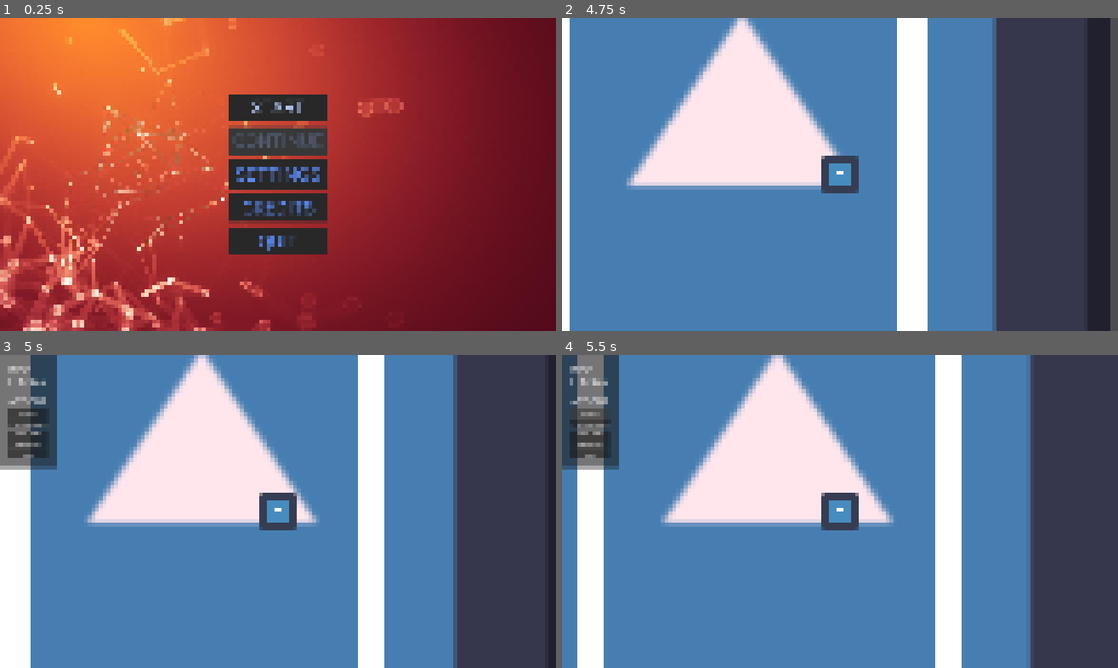
Above: before the commit, frames 1-4 (two rows, left to right).
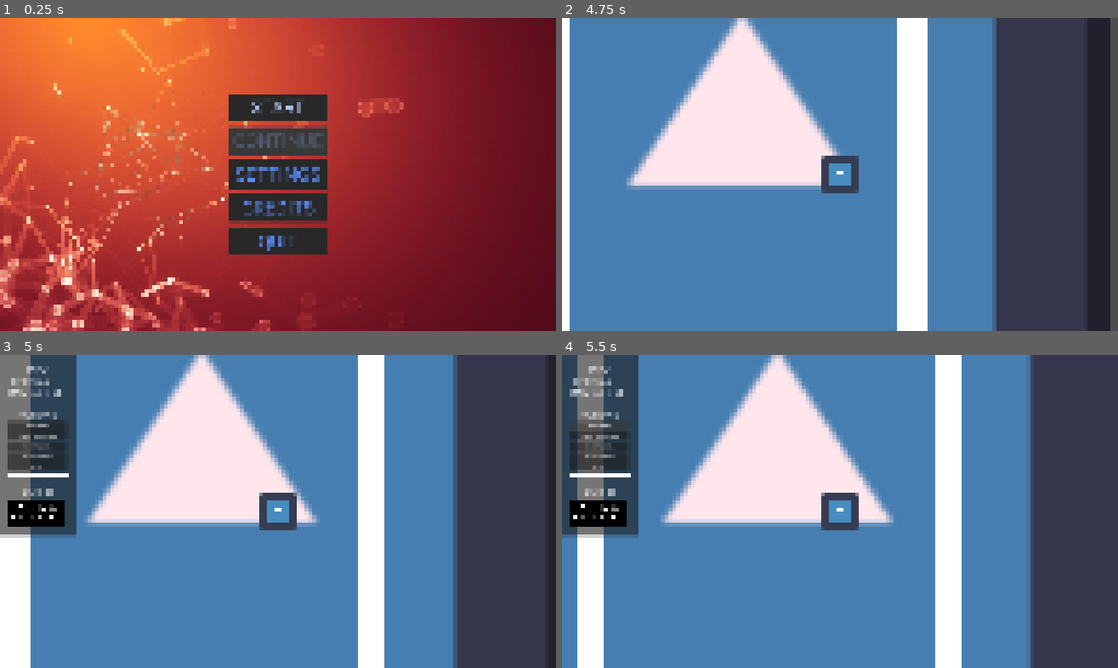
Above: after the commit, the same moments.

Repository: doruktuna/godot-template
Game: Godot game, scene res://scenes/scene_manager/scene_manager.tscn
Same seed, same stepped clock (60 frames per second), same inputs: the game is played once before the commit and once after it. The engine's default icon, where the game draws it, is replaced by a stand-in: a white triangle on a blue panel in a dark square.
Inputs (mouse positions are in pixels of both pictures, inside the frame that each line leads up to):
- Up to frame 1 (0.25 s): no input
- Up to frame 2 (4.75 s): click "START" at 0.5 s; tap Enter at 1.25, 4.25 s; move the mouse to (962, 158) at 1.27 s; press the mouse at (962, 158) at 1.28 s; hold D (right) 1.28-2 s; release the mouse at (962, 158) at 2 s; drag from (728, 190) to (812, 237) at 2.02 s; tap Space at 2.75 s; move the mouse to (895, 105) at 2.77 s; press the mouse at (895, 105) at 2.78 s; hold D (right) 2.78-3.5 s; right-click (895, 105) at 2.85 s; release the mouse at (895, 105) at 3.5 s; drag from (812, 237) to (673, 127) at 3.52 s; move the mouse to (1006, 221) at 4.27 s; press the mouse at (1006, 221) at 4.28 s; hold A (left) from 4.28 s (still down)
- Up to frame 3 (5 s): keep holding A (left); tap F2 (show_debug) at 4.9 s
- Up to frame 4 (5.5 s): release A (left) at 5 s; release the mouse at (1006, 558) at 5 s; click "RESTART" at 5 s

Frames 1-2 are identical in both runs. In frame 3, 5.9% of the frame differs, in the area x 0-14%, y 0-59%; in frame 4, 5.8%.

Commit message:
FEAT: Add RAM usage and SS capturing to debug overlay

Diff:
--- a/globals/debug_overlay.gd
+++ b/globals/debug_overlay.gd
@@ -1,6 +1,8 @@
 extends CanvasLayer
 
 @onready var fps_value: Label = %FPSValue
+@onready var ram_value: Label = %RAMValue
+@onready var ss_texture_rect: TextureRect = %SSTextureRect
 
 @onready var restart_button: Button = %RestartButton
 @onready var previous_level_button: Button = %PreviousLevelButton
@@ -32,11 +34,29 @@
 		else:
 			show()
 
+	if Input.is_action_just_pressed("capture_ss"):
+		capture_and_update_ss()
+
 
 func _process(_delta: float) -> void:
 	fps_value.text = str(Engine.get_frames_per_second())
+
+	var used_memory_bytes = Performance.get_monitor(Performance.MEMORY_STATIC)
+	var used_memory_mb = used_memory_bytes / (1024 * 1024)
+	var used_memory_gb = used_memory_mb / 1024
+	if used_memory_gb > 1:
+		ram_value.text = "%.1f GB" % used_memory_gb
+	else:
+		ram_value.text = "%.1f MB" % used_memory_mb
 
 
 func _on_main_menu_pressed() -> void:
 	EventBus.scene_change_requested.emit(SceneManager.Scene.MAIN_MENU, {})
 	hide()
+
+
+func capture_and_update_ss() -> void:
+	await RenderingServer.frame_post_draw
+	var image := get_viewport().get_texture().get_image()
+	if image != null:
+		ss_texture_rect.texture = ImageTexture.create_from_image(image)
--- a/globals/debug_overlay.tscn
+++ b/globals/debug_overlay.tscn
@@ -1,6 +1,7 @@
 [gd_scene format=3 uid="uid://cftl1iy03fmos"]
 
 [ext_resource type="Script" uid="uid://bl2ktdnl7ow47" path="res://globals/debug_overlay.gd" id="1_gbklx"]
+[ext_resource type="Texture2D" uid="uid://bhx3uwkvljppf" path="res://globals/debug_ss_info.png" id="2_k0pbu"]
 
 [sub_resource type="StyleBoxEmpty" id="StyleBoxEmpty_d67f2"]
 
@@ -25,6 +26,7 @@
 [node name="InfoLabel" type="Label" parent="PanelContainer/MarginContainer/VBoxContainer" unique_id=730695114]
 layout_mode = 2
 text = "INFO"
+horizontal_alignment = 1
 
 [node name="InfoContainer" type="GridContainer" parent="PanelContainer/MarginContainer/VBoxContainer" unique_id=249545016]
 layout_mode = 2
@@ -33,11 +35,22 @@
 [node name="FPSLabel" type="Label" parent="PanelContainer/MarginContainer/VBoxContainer/InfoContainer" unique_id=748756299]
 layout_mode = 2
 text = "FPS:"
+horizontal_alignment = 2
 
 [node name="FPSValue" type="Label" parent="PanelContainer/MarginContainer/VBoxContainer/InfoContainer" unique_id=781142224]
 unique_name_in_owner = true
 layout_mode = 2
 text = "60"
+
+[node name="RAMLabel" type="Label" parent="PanelContainer/MarginContainer/VBoxContainer/InfoContainer" unique_id=211659523]
+layout_mode = 2
+text = "RAM:"
+horizontal_alignment = 2
+
+[node name="RAMValue" type="Label" parent="PanelContainer/MarginContainer/VBoxContainer/InfoContainer" unique_id=1832941527]
+unique_name_in_owner = true
+layout_mode = 2
+text = "123 MB"
 
 [node name="HSeparator" type="HSeparator" parent="PanelContainer/MarginContainer/VBoxContainer" unique_id=1800211688]
 layout_mode = 2
@@ -50,6 +63,7 @@
 [node name="ActionsLabel" type="Label" parent="PanelContainer/MarginContainer/VBoxContainer" unique_id=1690655077]
 layout_mode = 2
 text = "ACTIONS"
+horizontal_alignment = 1
 
 [node name="RestartButton" type="Button" parent="PanelContainer/MarginContainer/VBoxContainer" unique_id=1008042747]
 unique_name_in_owner = true
@@ -75,3 +89,24 @@
 unique_name_in_owner = true
 layout_mode = 2
 text = "QUIT"
+
+[node name="HSeparator4" type="HSeparator" parent="PanelContainer/MarginContainer/VBoxContainer" unique_id=1061285756]
+layout_mode = 2
+theme_override_constants/separation = 20
+
+[node name="HSeparator3" type="HSeparator" parent="PanelContainer/MarginContainer/VBoxContainer" unique_id=1660503057]
+custom_minimum_size = Vector2(0, 20)
+layout_mode = 2
+theme_override_styles/separator = SubResource("StyleBoxEmpty_d67f2")
+
+[node name="SSLabel" type="Label" parent="PanelContainer/MarginContainer/VBoxContainer" unique_id=877843075]
+layout_mode = 2
+text = "SS (F3)"
+horizontal_alignment = 1
+
+[node name="SSTextureRect" type="TextureRect" parent="PanelContainer/MarginContainer/VBoxContainer" unique_id=1385508582]
+unique_name_in_owner = true
+custom_minimum_size = Vector2(200, 100)
+layout_mode = 2
+texture = ExtResource("2_k0pbu")
+expand_mode = 3
--- a/project.godot
+++ b/project.godot
@@ -109,6 +109,11 @@
 , Object(InputEventJoypadButton,"resource_local_to_scene":false,"resource_name":"","device":-1,"button_index":6,"pressure":0.0,"pressed":true,"script":null)
 ]
 }
+capture_ss={
+"deadzone": 0.2,
+"events": [Object(InputEventKey,"resource_local_to_scene":false,"resource_name":"","device":-1,"window_id":0,"alt_pressed":false,"shift_pressed":false,"ctrl_pressed":false,"meta_pressed":false,"pressed":false,"keycode":0,"physical_keycode":4194334,"key_label":0,"unicode":0,"location":0,"echo":false,"script":null)
+]
+}
 
 [layer_names]
 
Binary file added: globals/debug_ss_info.png
Not shown, added: globals/debug_ss_info.png.import
